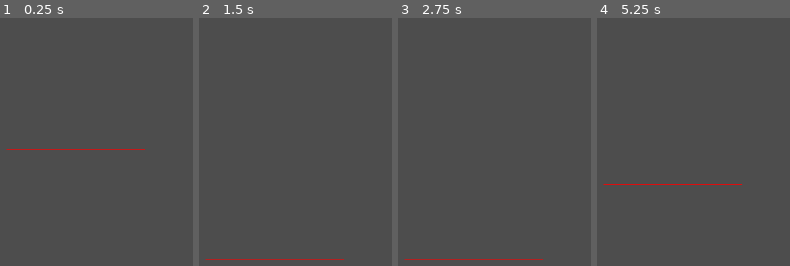
Above: before the commit, frames 1-4 (left to right).
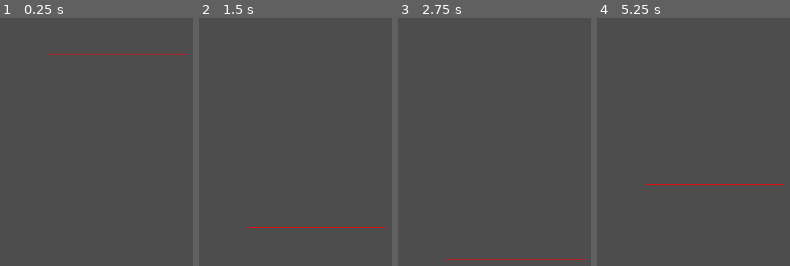
Above: after the commit, the same moments.

Repository: gameoflord012/Hollow-Knight
Game: Godot game, scene res://agent.tscn
Same seed, same stepped clock (60 frames per second), same inputs: the game is played once before the commit and once after it.
Inputs:
- Up to frame 1 (0.25 s): no input
- Up to frame 2 (1.5 s): tap Enter at 0.5 s
- Up to frame 3 (2.75 s): tap Space at 2 s
- Up to frame 4 (5.25 s): tap Enter at 2.75, 4.25 s; tap Space at 3.5, 5 s

The runs differ from the first frame. In frame 1, 0.6% of the frame differs, in the area x 3-97%, y 14-54%; in frame 2, 0.6%; in frame 3, 0.2%; in frame 4, 0.2%.

Commit message:
jump bla bla

Diff:
--- /dev/null
+++ b/MathTest.gd
@@ -0,0 +1,31 @@
+extends Node2D
+
+
+# Called when the node enters the scene tree for the first time.
+func _ready():
+	pass # Replace with function body.
+
+
+# Called every frame. 'delta' is the elapsed time since the previous frame.
+func _process(delta):
+	pass
+
+@export var v : float = 165
+@export var u : float = 0.5
+
+var s : float = 0
+
+var timer := 0.0
+
+func _physics_process(delta):
+	s += v * delta
+	v = v - u * v * delta
+	timer += delta
+
+	print("V0 = ", calcVdelta(s, timer, delta, -u))
+	print(timer, " ", v, " ", s, " ", delta)
+
+func calcVdelta(S, T, delta, u):
+	var C = 1 + u * delta
+	var vDelta = S / delta * (C - 1) / (pow(C, T / delta + 1) - 1)
+	return vDelta
--- /dev/null
+++ b/MathTest.tscn
@@ -0,0 +1,6 @@
+[gd_scene load_steps=2 format=3 uid="uid://d5jg3d4chopt"]
+
+[ext_resource type="Script" path="res://MathTest.gd" id="1_rk8xd"]
+
+[node name="MathTest" type="Node2D"]
+script = ExtResource("1_rk8xd")
--- a/WallJump.gd
+++ b/WallJump.gd
@@ -1 +1,31 @@
 extends StateBase
+
+@export var jumpVelocity : Vector2 = Vector2(1000, 1000)
+@export var jumpDuration = 0.1
+
+@onready var charBody : CharacterBody2D = stateMachine.characterBody2D
+@onready var wallSlide = $"../WallSlide"
+
+var jumpTimer = 0
+var wallJumpDirection = 0
+
+func _state_enter():
+	wallJumpDirection = -wallSlide.get_wall_axis()
+	charBody.velocity.x = wallJumpDirection * jumpVelocity.x
+	charBody.velocity.y = -abs(jumpVelocity.y)
+
+	jumpTimer = 0
+
+func _state_physics_process(delta):
+	jumpTimer += delta
+	charBody.move_and_slide()
+
+func _can_transition_to(state_name) -> bool:
+	match state_name:
+		"Air":
+			print(jumpTimer, " ", jumpDuration, " ", jumpTimer > jumpDuration)
+			return jumpTimer > jumpDuration
+		"WallSlide":
+			return wallJumpDirection == wallSlide.get_wall_axis()
+
+	return false
--- a/agent.tscn
+++ b/agent.tscn
@@ -92,16 +92,20 @@
 [sub_resource type="GDScript" id="GDScript_r6d7i"]
 script/source = "extends StateBase
 
-@export var gravity : float = ProjectSettings.get_setting(
-	\"physics/2d/default_gravity\")
-
-@export var horizontalVelocity : float = 1000
+@export var gravity : float = ProjectSettings.get_setting(\"physics/2d/default_gravity\")
+@export var speedX : float = 1000
+@export var uAirDrag = 20
+
 @onready var characterBody : CharacterBody2D = $\"../..\"
 
 func _state_physics_process(delta):
 	if not characterBody.is_on_floor():
 		characterBody.velocity.y += gravity * delta
-		characterBody.velocity.x = stateMachine.get_moving_axis() * horizontalVelocity
+
+	if stateMachine.get_moving_axis():
+		characterBody.velocity.x =  stateMachine.get_moving_axis() * speedX
+	else:
+		characterBody.velocity.x -= characterBody.velocity.x * uAirDrag * delta
 
 	characterBody.move_and_slide()
 
@@ -166,17 +170,33 @@
 
 	return not raycastResult.is_empty()
 
+func is_hug_wall() -> bool:
+	return \\
+		Input.is_action_pressed(\"move_left\") and isOnLeftWall or \\
+		Input.is_action_pressed(\"move_right\") and isOnRightWall
+
+func is_release_wall() -> bool:
+	return \\
+		Input.is_action_pressed(\"move_left\") and isOnRightWall or \\
+		Input.is_action_pressed(\"move_right\") and isOnLeftWall
+
+func get_wall_axis():
+	if isOnLeftWall: return -1
+	elif isOnRightWall: return 1
+	return
+
 func _can_transition_to(stateName) -> bool:
 	match stateName:
 		\"Air\":
-			return not is_hug_wall()
+			return is_release_wall()
+
+		\"Ground\":
+			return charBody.is_on_floor()
+
+		\"WallJump\":
+			return Input.is_action_just_pressed(\"jump\")
 
 	return false;
-
-func is_hug_wall() -> bool:
-	return \\
-		Input.is_action_pressed(\"move_left\") && isOnLeftWall or \\
-		Input.is_action_pressed(\"move_right\") && isOnRightWall
 
 func _draw():
 	draw_line(Vector2(-wallDistance, 0), Vector2(wallDistance, 0), Color.RED)
@@ -189,7 +209,7 @@
 [node name="Node2D" type="Node2D"]
 
 [node name="CharacterBody2D" type="CharacterBody2D" parent="."]
-position = Vector2(100, -136)
+position = Vector2(160, -128)
 wall_min_slide_angle = 0.506145
 script = ExtResource("1_jtk1t")
 
@@ -216,6 +236,7 @@
 [node name="Air" type="Node2D" parent="CharacterBody2D/StateMachine"]
 script = SubResource("GDScript_r6d7i")
 gravity = 5000.0
+uAirDrag = 5
 
 [node name="Air2" type="Node2D" parent="CharacterBody2D/StateMachine"]
 script = SubResource("GDScript_o2lqo")
@@ -245,7 +266,7 @@
 metadata/_edit_lock_ = true
 
 [node name="StaticBody2D3" type="StaticBody2D" parent="."]
-position = Vector2(-432, -56)
+position = Vector2(-256, -16)
 rotation = -1.57079
 scale = Vector2(0.64, 1)
 
